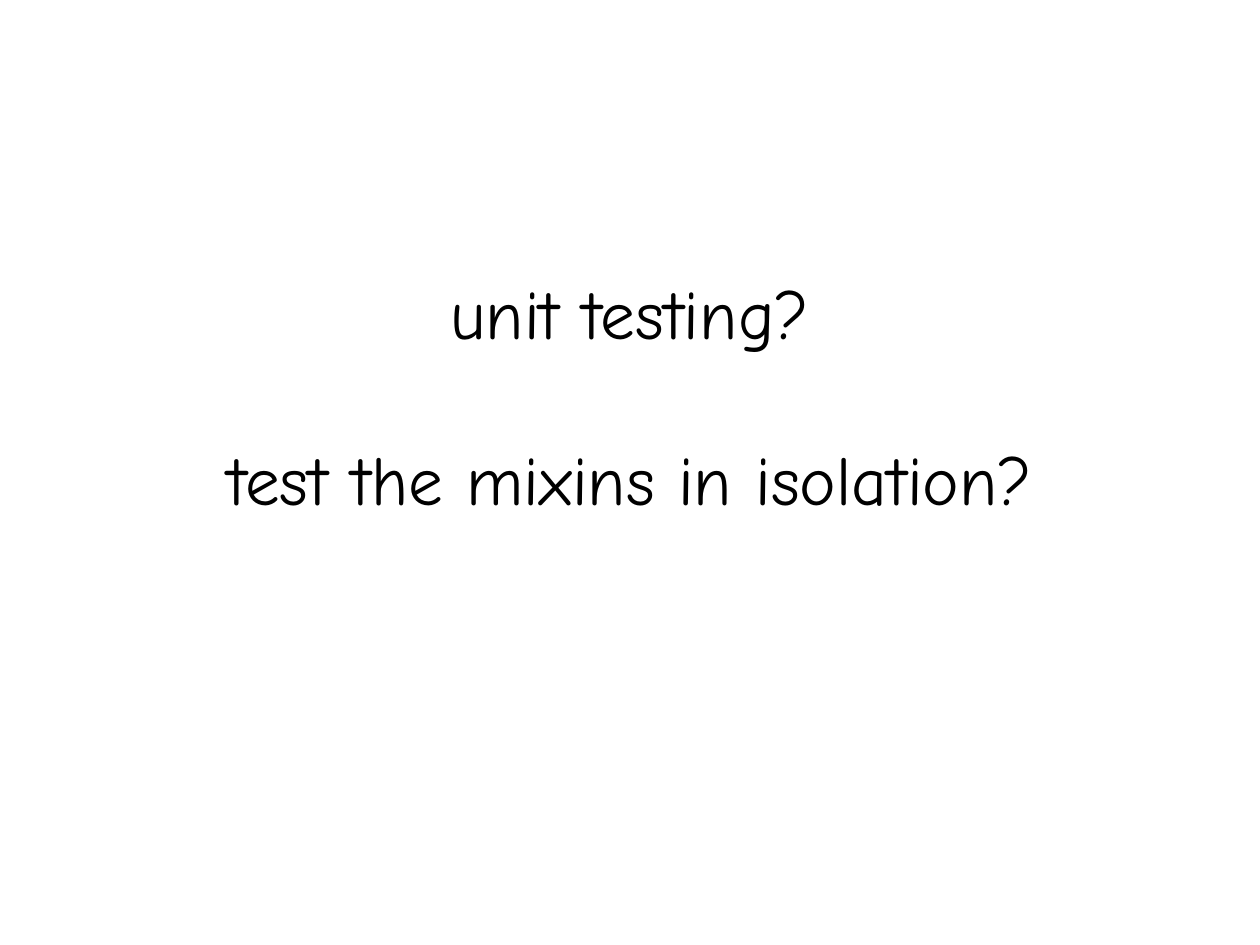
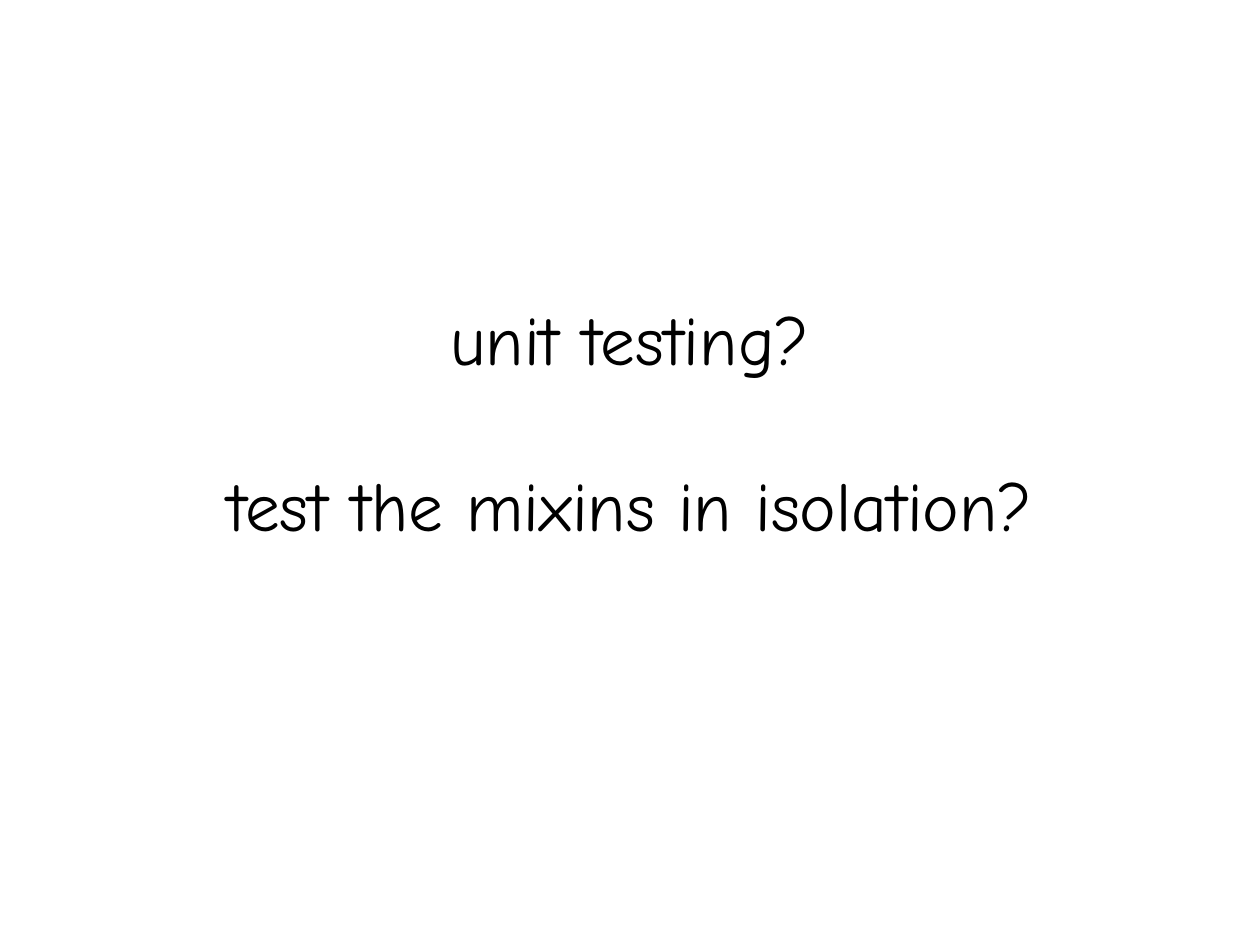
Before and after one commit to archive/talk-mixin-in-js, a slide deck: slide 18 of presentation/Mixins and mixes in JavaScript.pptx. Drawn at 1260x945 pixels with LibreOffice and Linux fonts; fonts in the diff are those of the drawing. Boxes give left, top, right and bottom in pixels: in the first picture for what was removed or moved away, otherwise in the second. Text is boxed around its words. In the diff, an @@ line names an element or a change of style, - is before the commit and + after.

```diff
--- a/presentation/Mixins and mixes in JavaScript.pptx
+++ b/presentation/Mixins and mixes in JavaScript.pptx
@@ title "unit testing? test the mixins ...": place and size @@
-title "unit testing? test the mixins ..." at (227, 290, 1032, 506)
+title "unit testing? test the mixins ..." at (227, 316, 1032, 532)
```
Also in this commit, not shown: 8 other slides changed, 5 other files.
